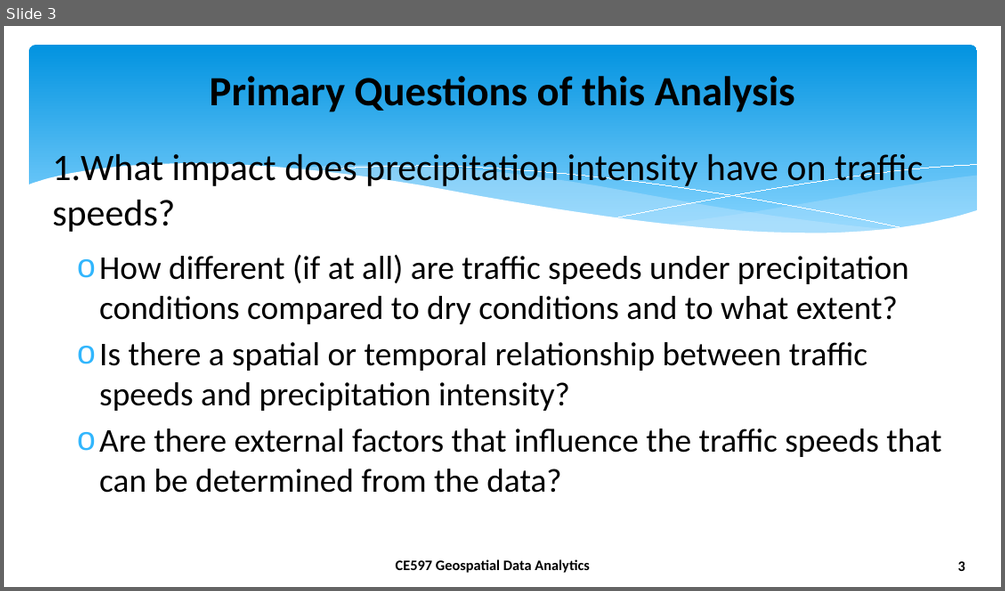
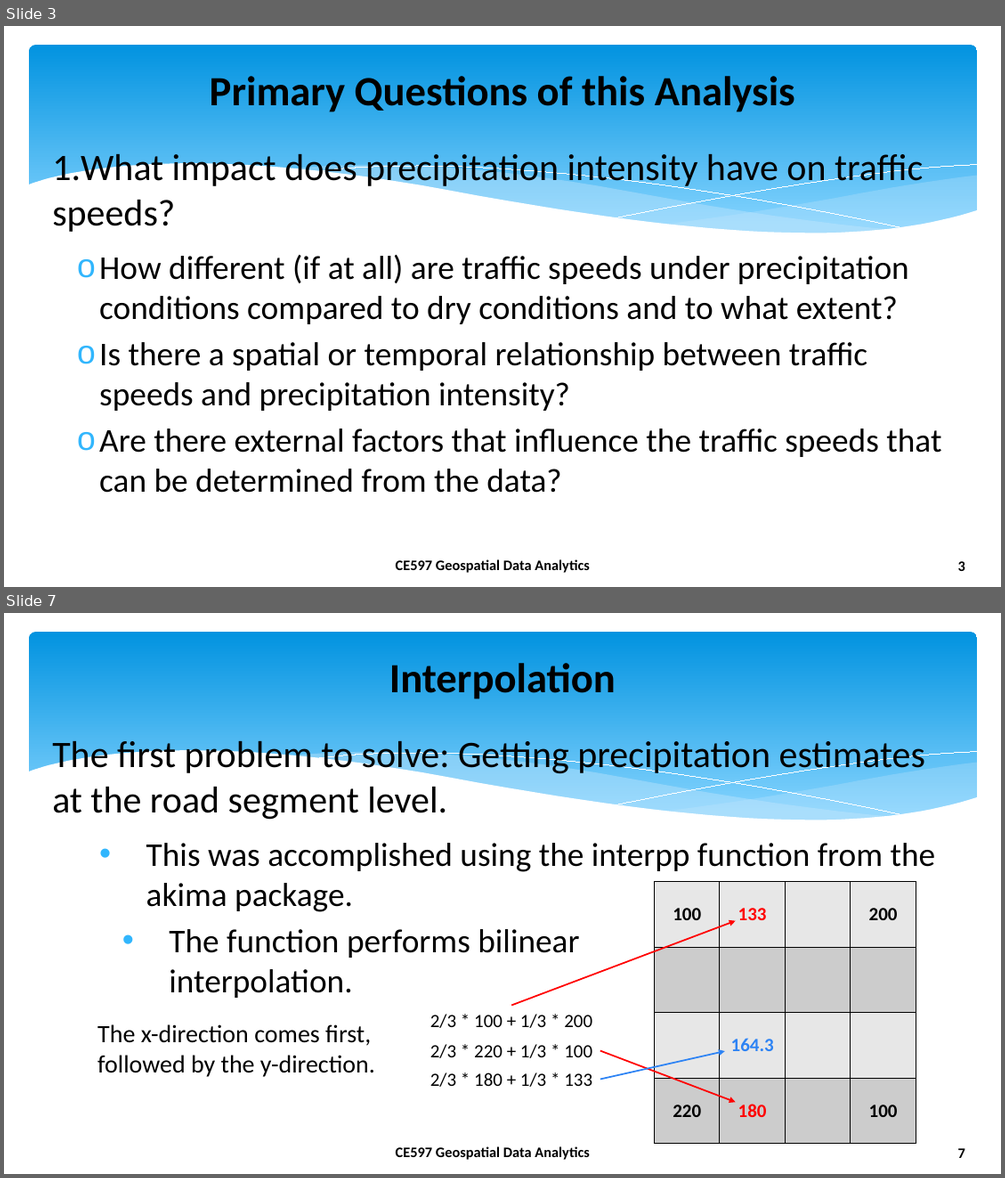
Before and after one commit to Foxhound013/CE-597_GDA, a slide deck: final_project/reports/presentation.pptx. Shown one above the other, each under a label of ours: slide 3 before the commit, slides 3 and 7 after it; the slides between them are not shown. The pictures are 1005x591 and 1005x1178 pixels, drawn with LibreOffice and Linux fonts; fonts in the diff are those of the drawing; background and template pictures are left out. Boxes give left, top, right and bottom in pixels: in the first picture for what was removed or moved away, otherwise in the second. Text is boxed around its words. In the diff, an @@ line names an element or a change of style, - is before the commit and + after.

```diff
--- a/final_project/reports/presentation.pptx
+++ b/final_project/reports/presentation.pptx
@@ slide 7 added at box(4, 613, 1001, 1174), background #FFFFFF; not listed: 8 template elements that a slide beside it also shows @@
@@ title added at box(389, 663, 615, 699), 40 pt, text #000000, bold @@
+Interpolation
@@ text added at box(52, 737, 936, 997), 32 pt, text #000000 @@
+The first problem to solve: Getting precipitation estimates at the road segment level.
+  • This was accomplished using the interpp function from the akima package.
+    • The function performs bilinear
+      interpolation.
@@ table added at box(655, 882, 918, 1143), 4 rows, 4 columns @@
+100 | 133 |  | 200
+ |  |  | 
+ | 164.3 |  | 
+220 | 180 |  | 100
@@ arrow added from (512, 1005) to (736, 921), #FF0000 1.5 pt @@
@@ text added at box(97, 1024, 375, 1077), 24 pt, text #000000 @@
+The x-direction comes first, followed by the y-direction.
@@ text added at box(430, 1013, 592, 1028), 18 pt, text #000000 @@
+2/3 * 100 + 1/3 * 200
@@ text added at box(430, 1044, 592, 1058), 18 pt, text #000000 @@
+2/3 * 220 + 1/3 * 100
@@ arrow added from (600, 1051) to (736, 1102), #FF0000 1.5 pt @@
@@ arrow added from (600, 1078) to (725, 1051), #2D83F4 1.5 pt @@
@@ text added at box(430, 1072, 592, 1086), 18 pt, text #000000 @@
+2/3 * 180 + 1/3 * 133
```
Also in this commit, not shown: 4 slides changed, 4 other slides added, 4 slides removed, 7 other files.
